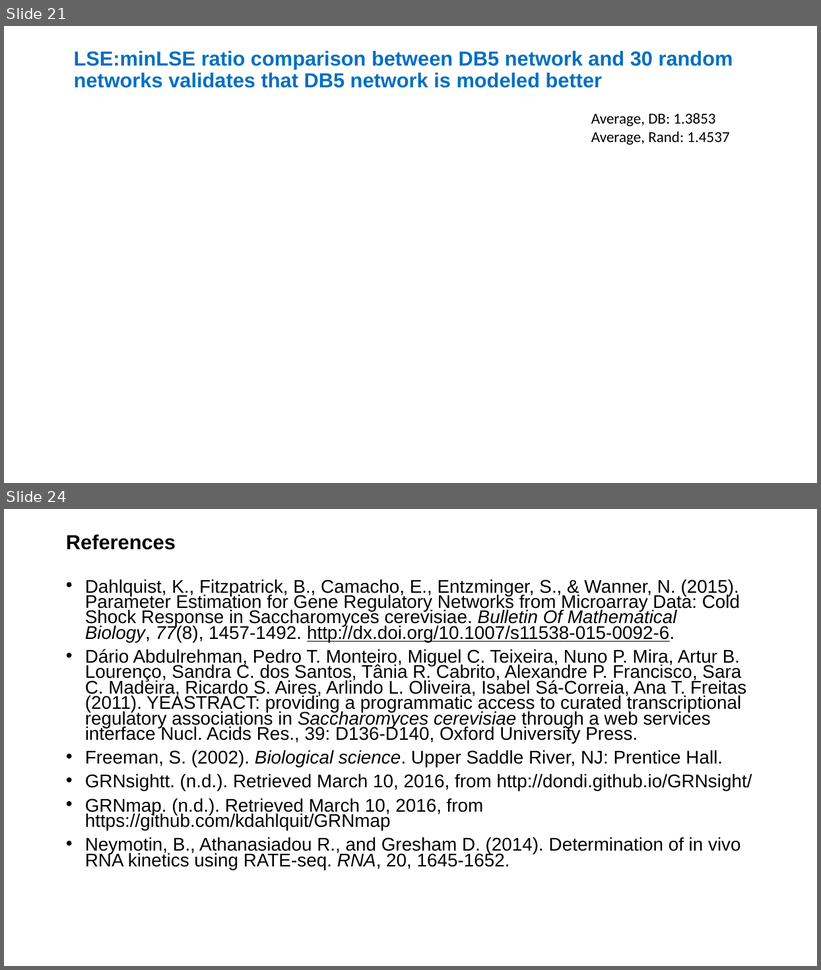
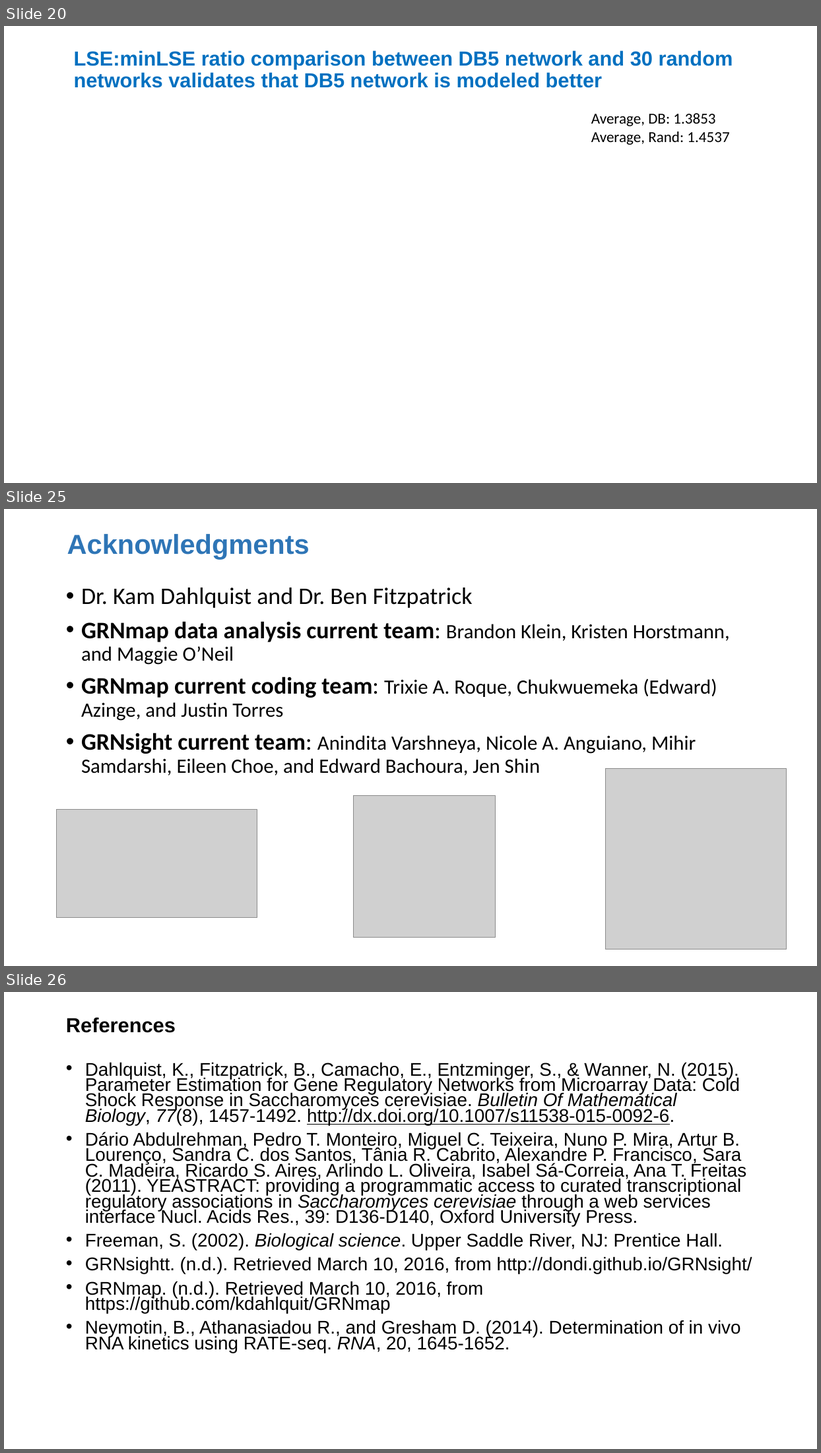
Before and after one commit to kdahlquist/GRNmap, a slide deck: documents/presentations/LMUURS17_NEW.pptx. Shown one above the other, each under a label of ours: slides 21 and 24 before the commit, slides 20, 25 and 26 after it; the slides between them are not shown. The pictures are 821x970 and 821x1453 pixels, drawn with LibreOffice and Linux fonts; fonts in the diff are those of the drawing; grey boxes stand for pictures. Boxes give left, top, right and bottom in pixels: in the first picture for what was removed or moved away, otherwise in the second. Text is boxed around its words. In the diff, an @@ line names an element or a change of style, - is before the commit and + after.

```diff
--- a/documents/presentations/LMUURS17_NEW.pptx
+++ b/documents/presentations/LMUURS17_NEW.pptx
@@ slide 25 added at [4,509,817,966], background #FFFFFF @@
@@ title added at [67,534,310,559], 32.4 pt, text #2E75B6, bold @@
+Acknowledgments
@@ text added at [81,588,730,776], 24 pt, text #000000 @@
+• Dr. Kam Dahlquist and Dr. Ben Fitzpatrick
+• GRNmap data analysis current team: Brandon Klein, Kristen Horstmann, and Maggie O’Neil
+• GRNmap current coding team: Trixie A. Roque, Chukwuemeka (Edward) Azinge, and Justin Torres
+• GRNsight current team: Anindita Varshneya, Nicole A. Anguiano, Mihir Samdarshi, Eileen Choe, and Edward Bachoura, Jen Shin
@@ picture added at [605,769,787,950] @@
@@ picture added at [354,796,495,938] @@
@@ picture added at [56,810,257,918] @@
@@ what was slide 21 is now slide 20 @@
@@ what was slide 24 is now slide 26 @@
```
Also in this commit, not shown: 5 slides changed, 1 other slide added.
